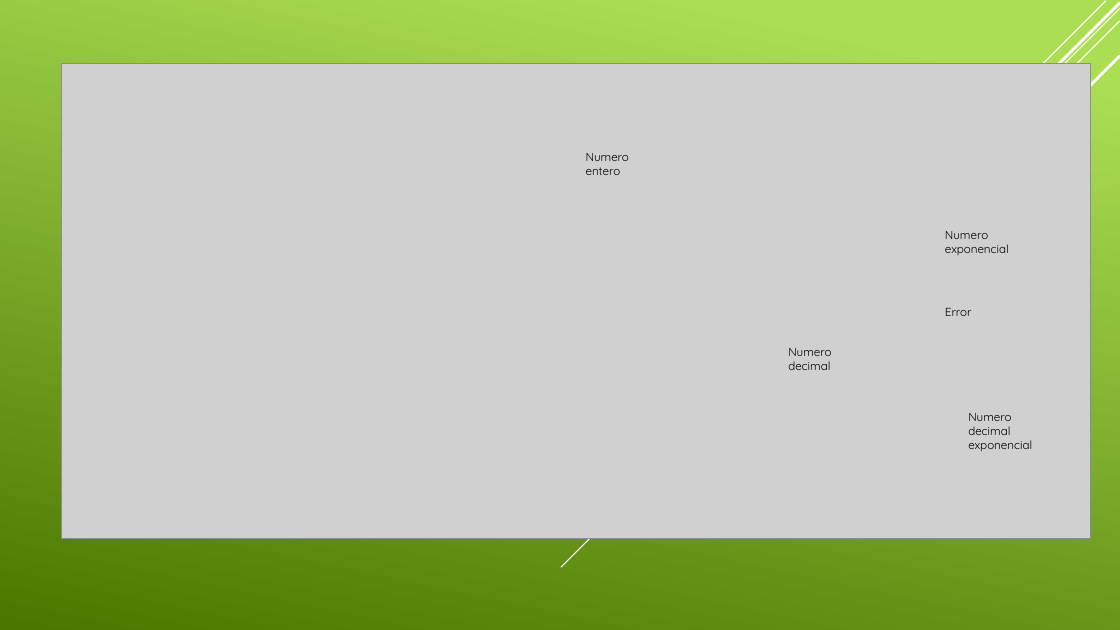
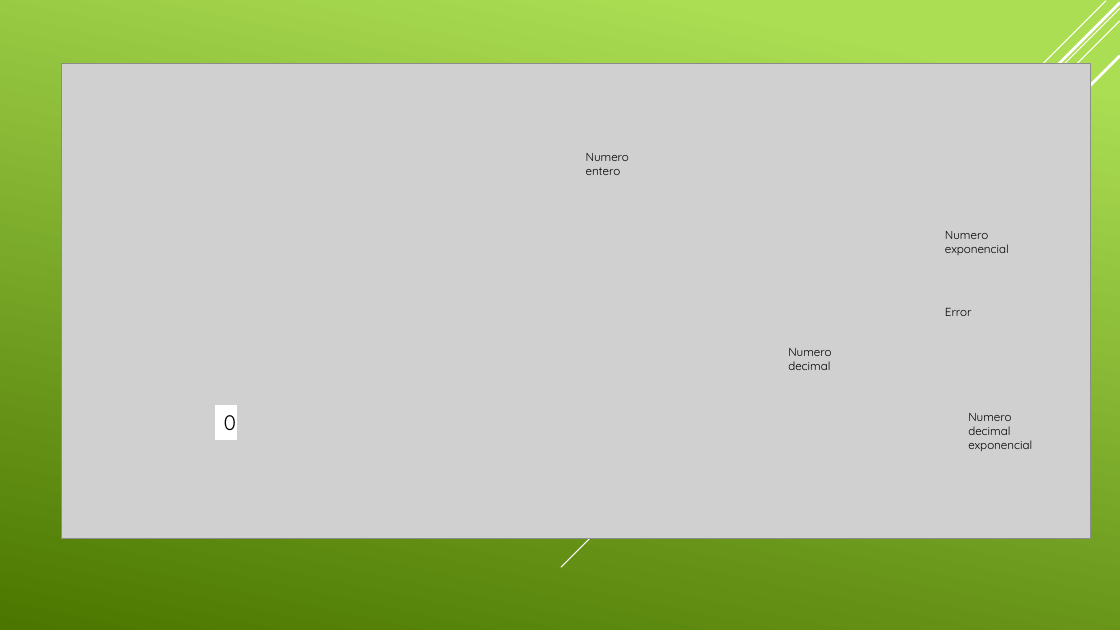
Before and after one commit to RaizenBS7/Compiladores-2019, a slide deck: slide 2 of Compiladores Formato automata.pptx. Drawn at 1120x630 pixels with LibreOffice and Linux fonts; fonts in the diff are those of the drawing; grey boxes stand for pictures. Boxes give left, top, right and bottom in pixels: in the first picture for what was removed or moved away, otherwise in the second. Text is boxed around its words. In the diff, an @@ line names an element or a change of style, - is before the commit and + after.

```diff
--- a/Compiladores Formato automata.pptx
+++ b/Compiladores Formato automata.pptx
@@ rectangle added at (215,405,236,439), fill #FFFFFF, outline #FFFFFF 0.75 pt, 18 pt, text #000000 @@
+0
```
Also in this commit, not shown: 1 other slide changed, 1 slide added, 3 other files.
